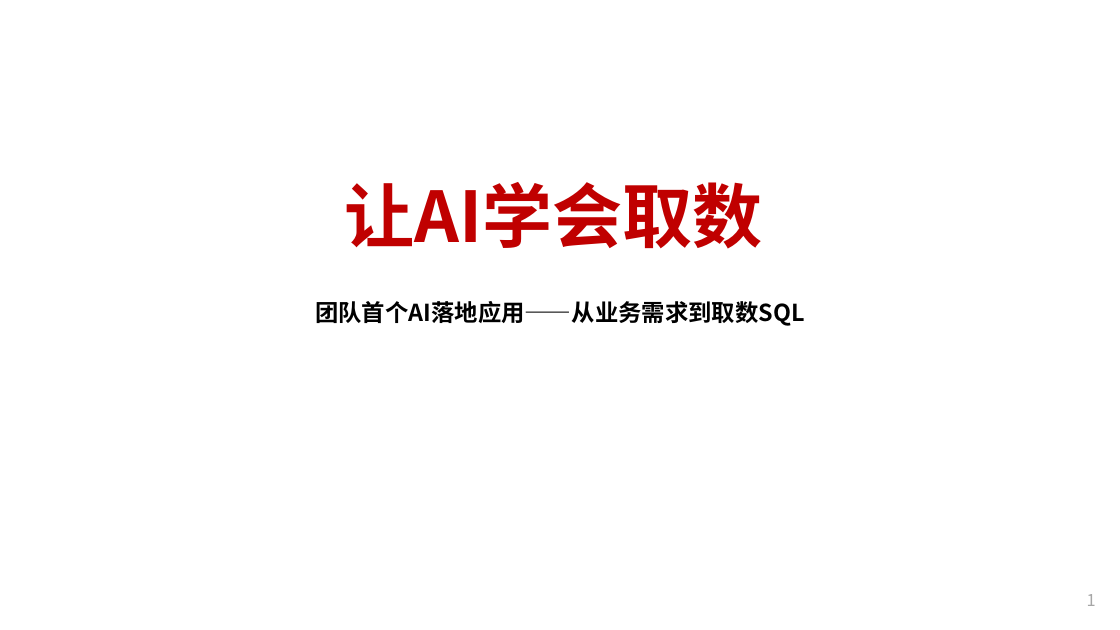
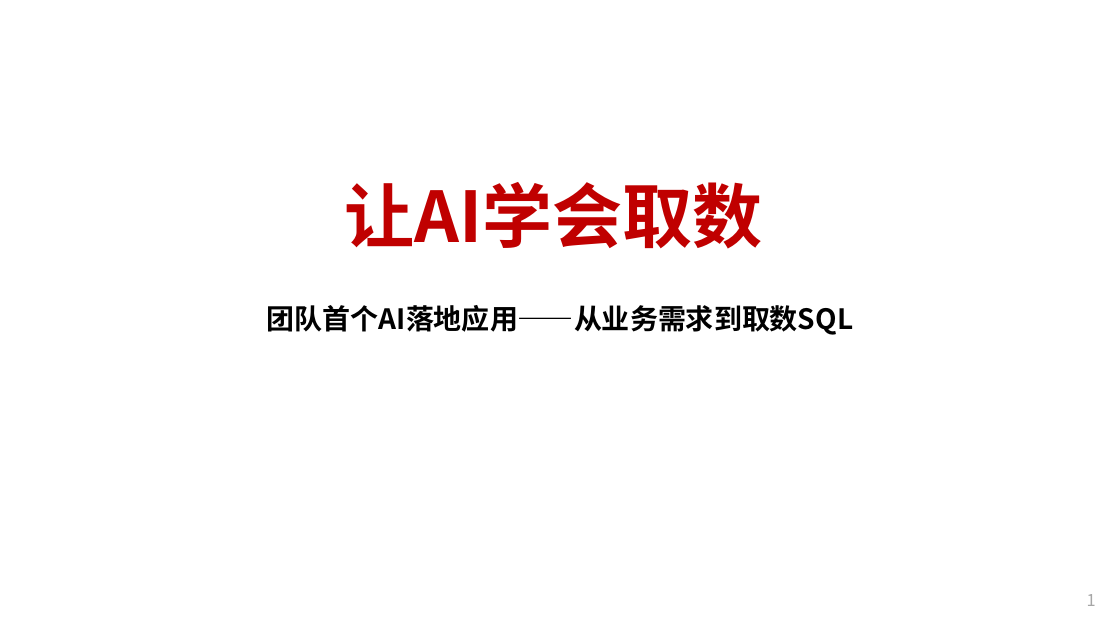
Before and after one commit to azqbozi/ppt-notes, a slide deck: slide 1 of 关于建立广州市场经营数据字典的汇报20260604v10（cxc） - 副本.pptx. Drawn at 1120x630 pixels with LibreOffice and Linux fonts; fonts in the diff are those of the drawing; background and template pictures are left out. Boxes give left, top, right and bottom in pixels: in the first picture for what was removed or moved away, otherwise in the second. Text is boxed around its words. In the diff, an @@ line names an element or a change of style, - is before the commit and + after.

```diff
--- a/关于建立广州市场经营数据字典的汇报20260604v10（cxc） - 副本.pptx
+++ b/关于建立广州市场经营数据字典的汇报20260604v10（cxc） - 副本.pptx
@@ text "团队首个AI落地应用——从业务需求到取数SQL" at box(267, 305, 853, 335): size 20 to 24 pt @@
```
Also in this commit, not shown: 3 other slides changed, 2 slides added, 2 slides removed, 4 other files.
